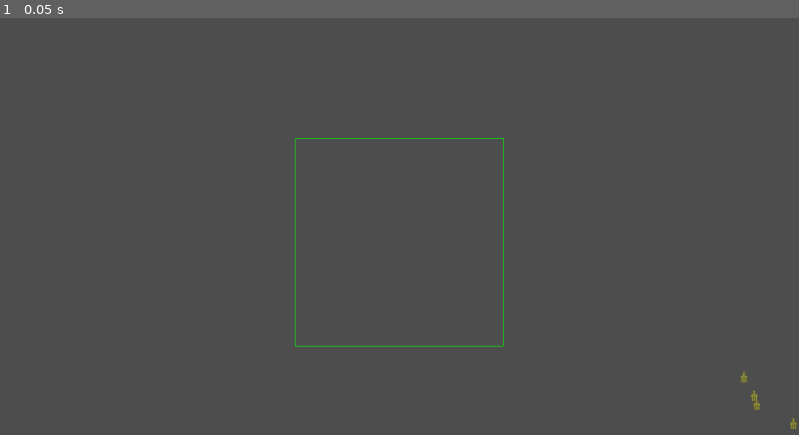
Above: before the commit, frame 1.
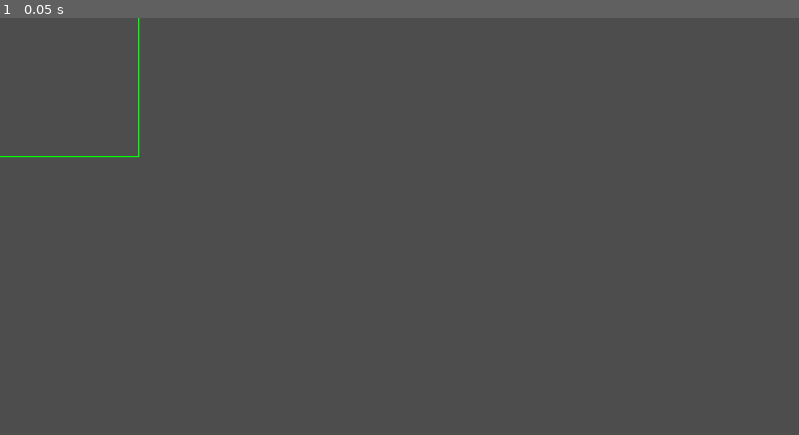
Above: after the commit, the same moment.

Repository: Piggward/GetOutOfMeGarden
Game: Godot game, scene res://scenes/spawnable_area.tscn
The game is run twice, just before and just after one commit, with the same random seed, the same clock (stepped at 60 frames per second) and the same inputs. The project has no main scene, so this scene is started directly.
Inputs:
- Up to frame 1 (0.05 s): no input

The runs differ from the first frame. In frame 1, 0.5% of the frame differs, in the area x 0-100%, y 0-99%.

Commit message:
add base spawnmanager with spawnablearea

Diff:
--- a/scenes/spawn_manager.gd
+++ b/scenes/spawn_manager.gd
@@ -1,66 +1,73 @@
 extends Node2D
 
-@export var spawn_area_size: Vector2 = Vector2(300,300)
+@onready var spawn_area: Node2D = $Area
+@onready var spawned_objects: Node2D = $SpawnedObjects
 
-@onready var area := $Area
+@export var spawn_area_width: float = 500.0  # Width of the spawn area
+@export var spawn_area_height: float = 500.0  # Height of the spawn area
 
-@export var spawnables: Dictionary = {
+var spawnables: Dictionary = {
 	"weed": {
 		"scene": preload("res://scenes/weed.tscn"),
-		"size": Vector2(16, 16)
+		"size": Vector2(16,16)
 	}
 }
 
 func _ready():
-	position = get_viewport_rect().size / 2
-	queue_redraw()
-	for i in 10:
-		try_spawn_object("weed")
+	# Set the spawn area size according to the input values
+	spawn_area.position = spawn_area.position  # Just to ensure it's correctly placed in the scene
+	spawn_area.scale = Vector2.ONE  # Reset scale, we won't use it anymore
+	spawn_area.set("rect_size", Vector2(spawn_area_width, spawn_area_height))  # Adjust size
 
-func get_spawn_area() -> Rect2:
-	return Rect2(position - spawn_area_size / 2, spawn_area_size)
+	queue_redraw()  # Draw the debug border
 
-func _draw():
-	var half = spawn_area_size / 2
-	draw_rect(Rect2(-half, spawn_area_size), Color.GREEN, false)
+	debug_spawn_loop()
 
-func get_random_position(object_size: Vector2) -> Vector2:
-	var half_area = spawn_area_size / 2
-	var half_object = object_size / 2
+func spawn_object(object_name: String) -> void:
+	if not spawnables.has(object_name): return
 
-	var x = randf_range(-half_area.x + half_object.x, half_area.x - half_object.x)
-	var y = randf_range(-half_area.y + half_object.y, half_area.y - half_object.y)
+	var object_scene = spawnables[object_name]["scene"]
+	var object_size = spawnables[object_name]["size"]
+	var max_checks = 10
+	for i in max_checks:
+		var pos = get_random_position()
+		if is_space_free_at_position(pos, object_size):
+			var instance = object_scene.instantiate()
+			instance.position = pos
+			instance.z_index = 10  # Make sure it renders in front
+			spawned_objects.add_child(instance)
+			return
+	print("No available space found to spawn object: [%s] with size: [%s]." % [object_name, object_size])
 
-	return position + Vector2(x, y)
+func get_random_position() -> Vector2:
+	# Use the dimensions directly to get random spawn position within the defined area
+	var half_width = spawn_area_width / 2
+	var half_height = spawn_area_height / 2
+	var x = randf_range(-half_width, half_width)
+	var y = randf_range(-half_height, half_height)
+	return spawn_area.position + Vector2(x, y)  # Use local position of the area
 
-func is_space_free_at_position(position: Vector2, size: Vector2) -> bool:
+func is_space_free_at_position(pos: Vector2, size: Vector2) -> bool:
 	var space_state = get_world_2d().direct_space_state
 
 	var shape = RectangleShape2D.new()
-	shape.extents = size / 2  # Godot uses half-size (extents)
+	shape.extents = size / 2
 
 	var params = PhysicsShapeQueryParameters2D.new()
 	params.shape = shape
-	params.transform = Transform2D.IDENTITY.translated(position)
+	params.transform = Transform2D.IDENTITY.translated(pos)
+	params.collide_with_bodies = true
 	params.collide_with_areas = true
-	params.collide_with_bodies = true
 
 	return space_state.intersect_shape(params, 1).is_empty()
 
-func try_spawn_object(name: String):
-	var object_to_spawn: PackedScene = spawnables[name]["scene"]
-	var object_size: Vector2 = spawnables[name]["size"]
-	var try_count = 0
+func _draw() -> void:
+	# Draw the spawn area size using the input dimensions
+	var size = Vector2(spawn_area_width, spawn_area_height)
+	var half = size / 2
+	draw_rect(Rect2(spawn_area.position - half, size), Color.GREEN, false, 2.0)
+
+func debug_spawn_loop() -> void:
 	while true:
-		try_count += 1
-		if try_count == 5:
-			print("[SpawnManager#spawn_object] Failed to find suitable spawnlocation after 5 tries")
-			break
-		var pos = get_random_position(object_size)
-
-		if is_space_free_at_position(pos, object_size):
-			var instance = object_to_spawn.instantiate()
-			instance.position = pos
-			$"SpawnedObjects".add_child(instance)
-			print("Spawned %s object at: %s" % [name, pos])
-			return  # Object successfully spawned, exit the loop
+		spawn_object("weed")
+		await get_tree().create_timer(.1).timeout
--- a/scenes/spawnable_area.tscn
+++ b/scenes/spawnable_area.tscn
@@ -4,10 +4,9 @@
 
 [node name="SpawnableArea" type="Node2D"]
 script = ExtResource("1_kgvh7")
-
-[node name="Area" type="ColorRect" parent="."]
-offset_right = 40.0
-offset_bottom = 40.0
-color = Color(1, 0.109804, 1, 0)
+spawn_area_width = 400.0
+spawn_area_height = 400.0
 
 [node name="SpawnedObjects" type="Node2D" parent="."]
+
+[node name="Area" type="Node2D" parent="."]
